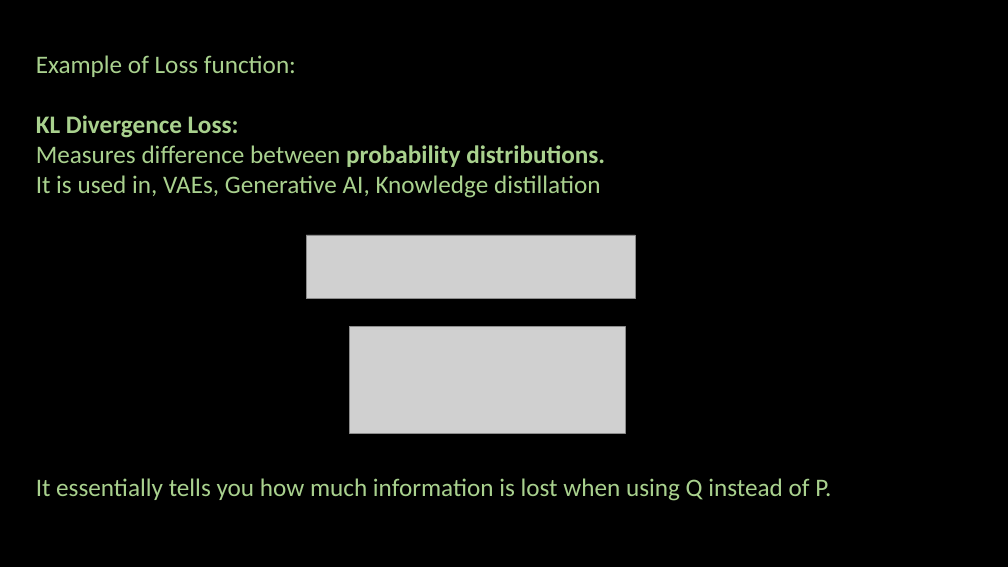
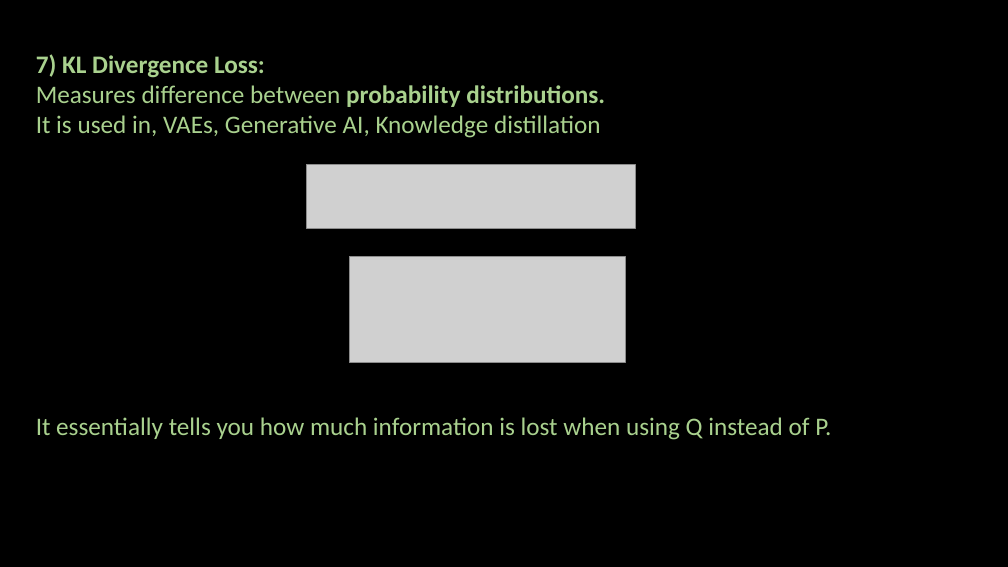
Before and after one commit to ash322ash422/youtube, a slide deck: slide 13 of tutorial_machine_learning/3_model_improvement_and_optimization/lossFunction-costFunction/loss-function-cost-function.pptx (slide 7 before the commit). Drawn at 1008x567 pixels with LibreOffice and Linux fonts; fonts in the diff are those of the drawing; grey boxes stand for pictures; background and template pictures are left out. Boxes give left, top, right and bottom in pixels: in the first picture for what was removed or moved away, otherwise in the second. Text is boxed around its words. In the diff, an @@ line names an element or a change of style, - is before the commit and + after.

```diff
--- a/tutorial_machine_learning/3_model_improvement_and_optimization/lossFunction-costFunction/loss-function-cost-function.pptx
+++ b/tutorial_machine_learning/3_model_improvement_and_optimization/lossFunction-costFunction/loss-function-cost-function.pptx
@@ text at box(36, 54, 265, 78): text changed; bold on @@
-Example of Loss function:
-KL Divergence Loss:
+7) KL Divergence Loss:
@@ picture: place and size @@
-picture at box(306, 235, 635, 299)
+picture at box(306, 165, 635, 228)
@@ picture: place and size @@
-picture at box(349, 327, 625, 433)
+picture at box(349, 256, 625, 363)
```
Also in this commit, not shown: 7 other slides changed, 7 slides added, 1 slide removed, 24 other files.
